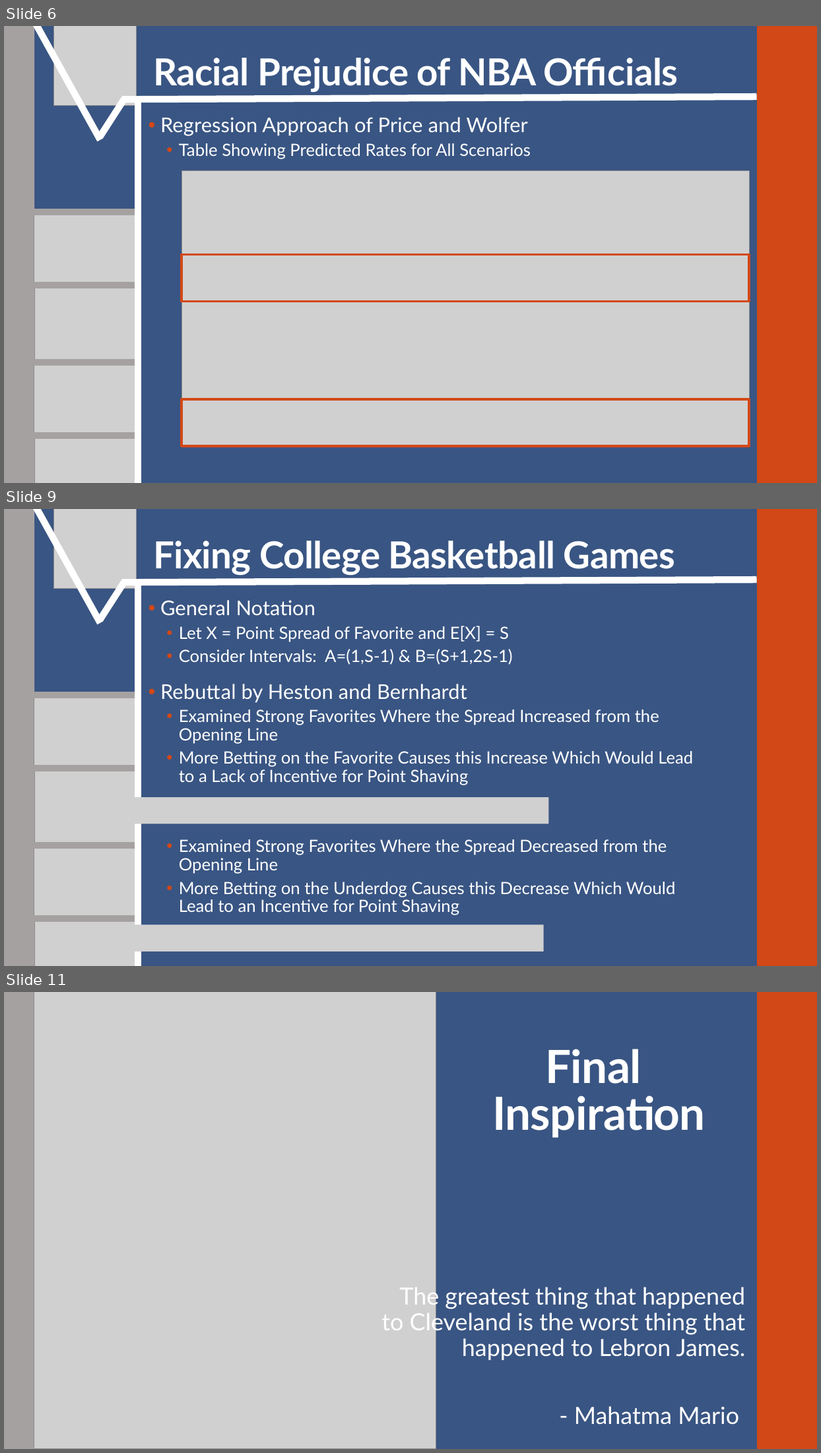
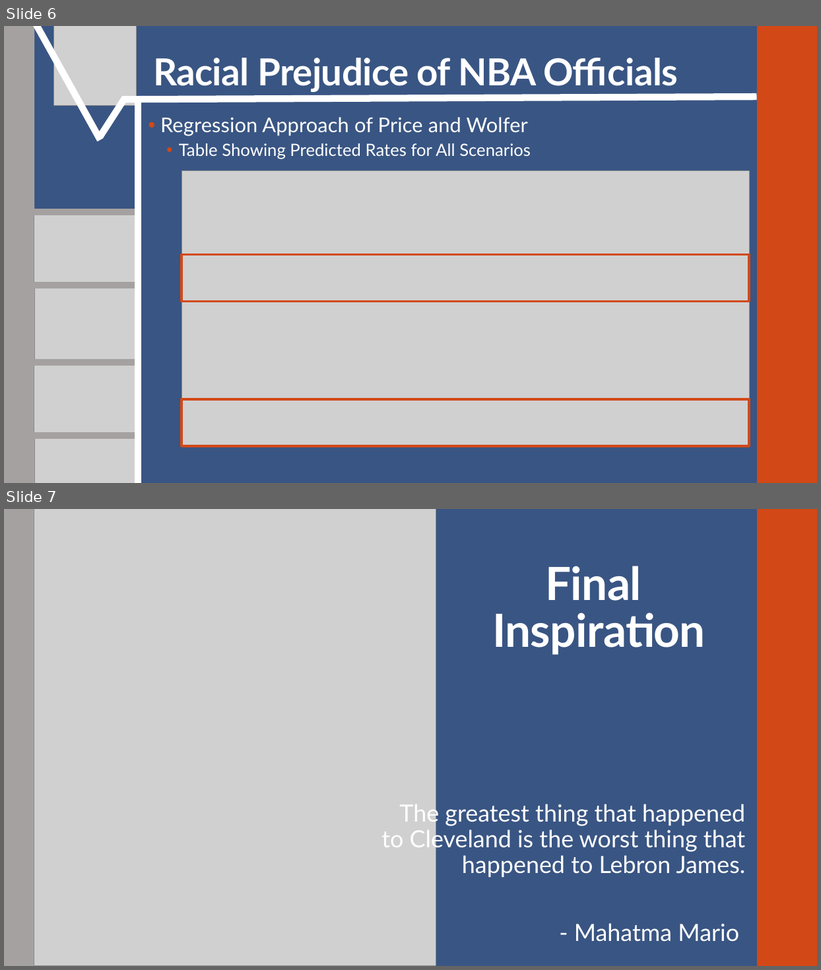
Before and after one commit to SuperMarioGiacomazzo/STOR538_WEBSITE, a slide deck: Slides/Basketball 5/Basketball_5_Lecture.pptx. Shown one above the other, each under a label of ours: slides 6, 9 and 11 before the commit, slides 6 and 7 after it; the slides between them are not shown. The pictures are 821x1453 and 821x970 pixels, drawn with LibreOffice and Linux fonts; fonts in the diff are those of the drawing; grey boxes stand for pictures. Boxes give left, top, right and bottom in pixels: in the first picture for what was removed or moved away, otherwise in the second. Text is boxed around its words. In the diff, an @@ line names an element or a change of style, - is before the commit and + after.

```diff
--- a/Slides/Basketball 5/Basketball_5_Lecture.pptx
+++ b/Slides/Basketball 5/Basketball_5_Lecture.pptx
@@ slide 9 removed at (4,509,817,966), background #395583; not listed: 2 template elements that a slide beside it also shows @@
@@ line removed from (33, 509) to (100, 623) @@
@@ picture removed at (54,509,136,588) @@
@@ title removed at (153,541,675,575) @@
-Fixing College Basketball Games
@@ line removed from (100, 619) to (125, 582) @@
@@ line removed from (122, 582) to (757, 580) @@
@@ line removed from (138, 966) to (138, 582) @@
@@ text removed at (160,600,693,916) @@
-• General Notation
-  • Let X = Point Spread of Favorite and E[X] = S
-  • Consider Intervals: A=(1,S-1) & B=(S+1,2S-1)
-• Rebuttal by Heston and Bernhardt
-  • Examined Strong Favorites Where the Spread Increased from the Opening Line
-  • More Betting on the Favorite Causes this Increase Which Would Lead to a Lack of Incentive for Point Shaving
-  • Examined Strong Favorites Where the Spread Decreased from the Opening Line
-  • More Betting on the Underdog Causes this Decrease Which Would Lead to an Incentive for Point Shaving
@@ line removed from (29, 695) to (135, 695) @@
@@ picture removed at (34,697,141,771) @@
@@ line removed from (28, 768) to (135, 768) @@
@@ picture removed at (34,771,141,846) @@
@@ picture removed at (129,797,548,824) @@
@@ line removed from (29, 846) to (135, 846) @@
@@ line removed from (29, 846) to (135, 846) @@
@@ picture removed at (34,848,141,922) @@
@@ line removed from (28, 919) to (135, 919) @@
@@ picture removed at (34,922,141,966) @@
@@ picture removed at (125,925,544,952) @@
@@ what was slide 11 is now slide 7 @@
```
Also in this commit, not shown: 3 other slides removed, 3 other files.
